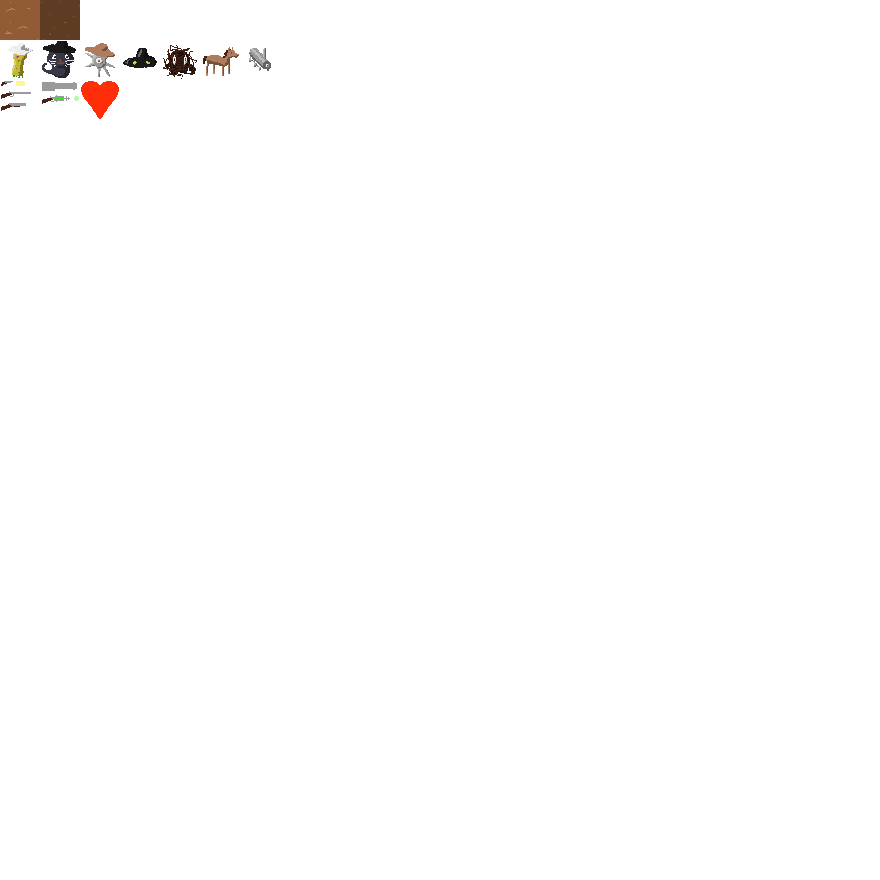
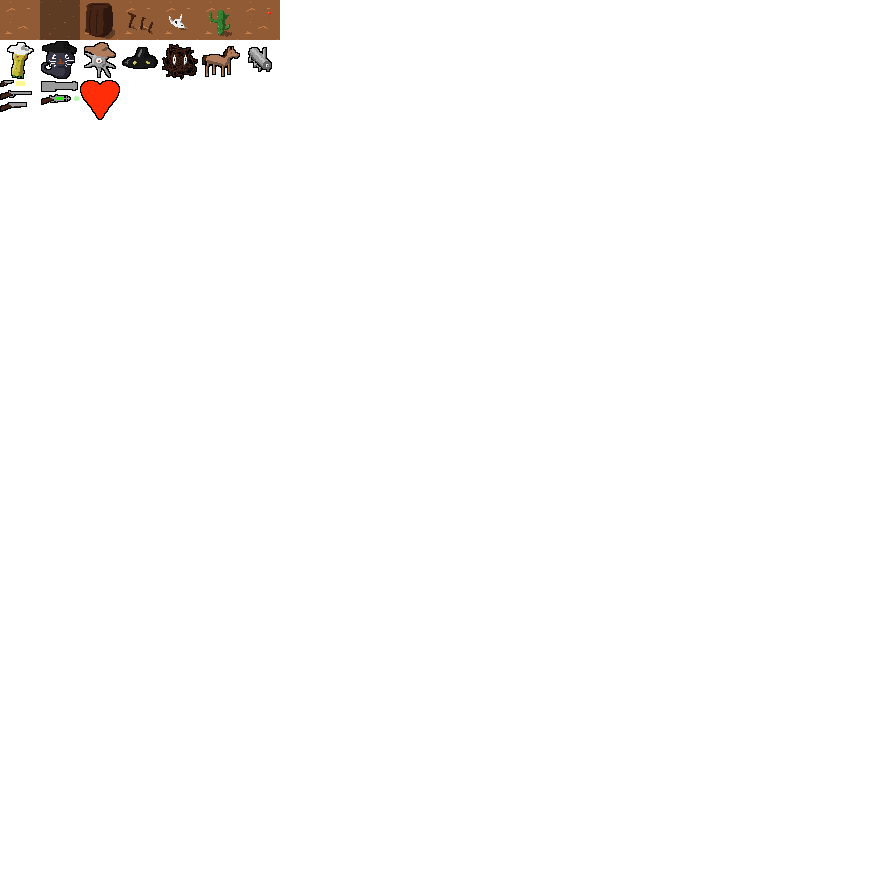
The second 880 x 880 image is a revision of the first. Changes to its layers:
moved "Layer" above "Layer #1", painted on it over [0, 0, 271, 119]
painted on "Layer #1" over [89, 4, 271, 39]
painted on "Layer #3" over [0, 0, 280, 119]
painted on "Layer #2", masked it over [0, 0, 280, 120]
